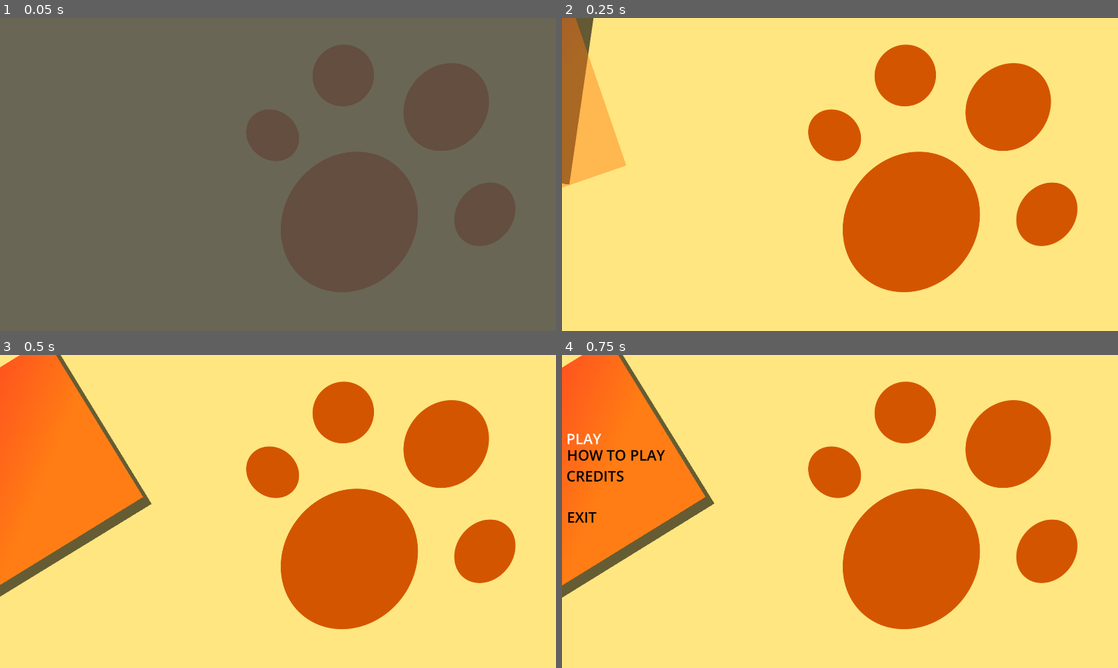
Above: before the commit, frames 1-4 (two rows, left to right).
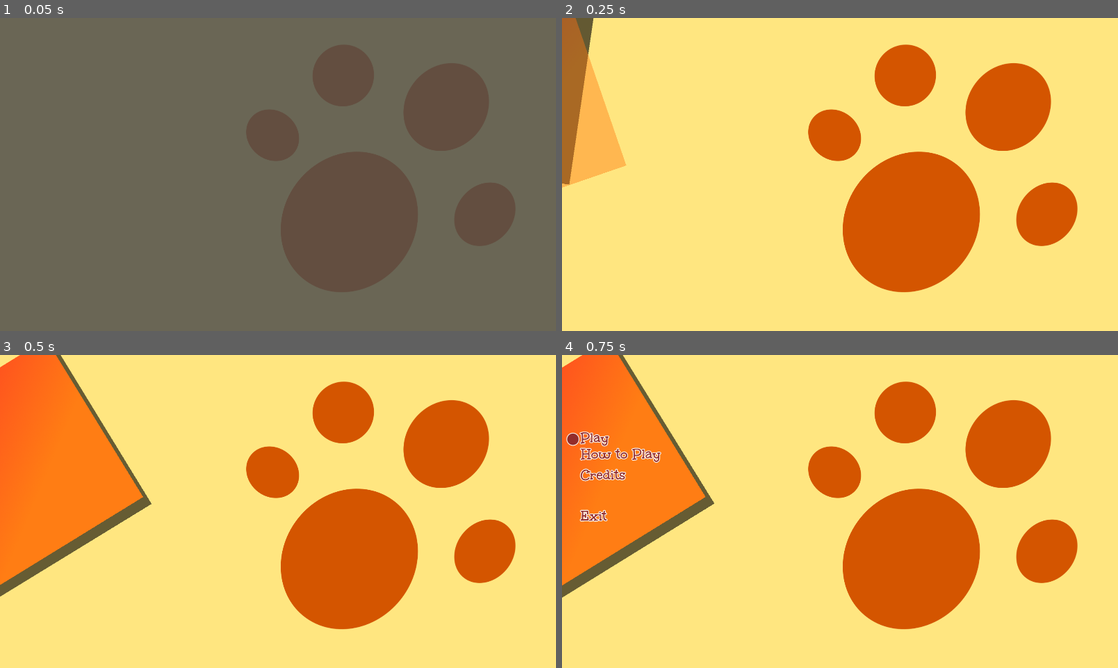
Above: after the commit, the same moments.

Repository: claesrosell/chicken_heist
Game: Godot game, scene res://scenes/main_menu/main-menu.tscn
Same seed, same stepped clock (60 frames per second), same inputs: the game is played once before the commit and once after it.
Inputs:
- Up to frame 1 (0.05 s): no input
- Up to frame 2 (0.25 s): no input
- Up to frame 3 (0.5 s): no input
- Up to frame 4 (0.75 s): tap Enter (ui_accept) at 0.5 s; hold Right (ui_right) from 0.53 s (still down)

Frames 1-3 are identical in both runs. In frame 4, 1.2% of the frame differs, in the area x 0-19%, y 24-54%.

Commit message:
Changed visuals on the main menu (Added bullet)

Diff:
--- /dev/null
+++ b/chicken-heist/scenes/main_menu/SelectableLabel.tscn
@@ -0,0 +1,32 @@
+[gd_scene format=3 uid="uid://dylcwshkht8e0"]
+
+[ext_resource type="Script" uid="uid://cvu2jeq7lgqba" path="res://scenes/main_menu/selectable_label.gd" id="1_cjfsr"]
+
+[node name="SelectableLabel" type="Control" unique_id=944095267]
+layout_mode = 3
+anchors_preset = 15
+anchor_right = 1.0
+anchor_bottom = 1.0
+grow_horizontal = 2
+grow_vertical = 2
+script = ExtResource("1_cjfsr")
+
+[node name="HBoxContainer" type="HBoxContainer" parent="." unique_id=261623755]
+layout_mode = 0
+offset_right = 40.0
+offset_bottom = 40.0
+
+[node name="Bullet1" type="Label" parent="HBoxContainer" unique_id=189266300]
+unique_name_in_owner = true
+layout_mode = 2
+text = "●"
+
+[node name="Bullet2" type="Label" parent="HBoxContainer" unique_id=354230634]
+unique_name_in_owner = true
+layout_mode = 2
+text = "●"
+
+[node name="Text" type="Label" parent="HBoxContainer" unique_id=232678149]
+unique_name_in_owner = true
+layout_mode = 2
+text = "Dummy text"
--- a/chicken-heist/scenes/main_menu/main-menu.tscn
+++ b/chicken-heist/scenes/main_menu/main-menu.tscn
@@ -3,6 +3,8 @@
 [ext_resource type="Script" uid="uid://fqjmkwr5i7vo" path="res://scenes/main_menu/main_menu.gd" id="1_4wxug"]
 [ext_resource type="Texture2D" uid="uid://dk33johxan6q6" path="res://scenes/main_menu/tile-screen.png" id="1_bk54y"]
 [ext_resource type="Texture2D" uid="uid://chwk5cofvd5tn" path="res://scenes/main_menu/menu-background.png" id="3_bypxa"]
+[ext_resource type="PackedScene" uid="uid://dylcwshkht8e0" path="res://scenes/main_menu/SelectableLabel.tscn" id="4_1ywsq"]
+[ext_resource type="Theme" uid="uid://cu6me2cuo4f22" path="res://scenes/main_menu/main_menu.tres" id="4_pfbqy"]
 
 [sub_resource type="Animation" id="Animation_6xcjq"]
 length = 0.001
@@ -323,47 +325,39 @@
 offset_top = 10.0
 offset_right = 40.0
 offset_bottom = 50.0
-
-[node name="Play" type="Label" parent="CanvasLayer/Control" unique_id=900582450]
-layout_mode = 0
+theme = ExtResource("4_pfbqy")
+
+[node name="PlayLabel" parent="CanvasLayer/Control" unique_id=944095267 instance=ExtResource("4_1ywsq")]
+layout_mode = 1
 offset_left = 15.0
 offset_top = 244.0
-offset_right = 294.0
-offset_bottom = 467.0
-theme_override_colors/font_color = Color(0, 0, 0, 1)
-theme_override_font_sizes/font_size = 50
-text = "PLAY
-"
-
-[node name="HowToPlay" type="Label" parent="CanvasLayer/Control" unique_id=833391790]
-layout_mode = 0
+offset_right = 254.0
+offset_bottom = 427.0
+label_text = "Play"
+
+[node name="HowToPlayLabel" parent="CanvasLayer/Control" unique_id=1738692744 instance=ExtResource("4_1ywsq")]
+layout_mode = 1
 offset_left = 17.0
 offset_top = 300.0
-offset_right = 423.0
-offset_bottom = 523.0
-theme_override_font_sizes/font_size = 50
-text = "HOW TO PLAY
-"
-
-[node name="Credits" type="Label" parent="CanvasLayer/Control" unique_id=532292024]
-layout_mode = 0
+offset_right = 383.0
+offset_bottom = 483.0
+label_text = "How to Play"
+
+[node name="CreditsLabel" parent="CanvasLayer/Control" unique_id=954019490 instance=ExtResource("4_1ywsq")]
+layout_mode = 1
 offset_left = 15.0
 offset_top = 372.0
-offset_right = 294.0
-offset_bottom = 595.0
-theme_override_font_sizes/font_size = 50
-text = "CREDITS
-"
-
-[node name="Exit" type="Label" parent="CanvasLayer/Control" unique_id=402913219]
-layout_mode = 0
-offset_left = 17.0
+offset_right = 254.0
+offset_bottom = 555.0
+label_text = "Credits"
+
+[node name="ExitLabel" parent="CanvasLayer/Control" unique_id=568305590 instance=ExtResource("4_1ywsq")]
+layout_mode = 1
+offset_left = 15.0
 offset_top = 514.0
-offset_right = 296.0
-offset_bottom = 737.0
-theme_override_font_sizes/font_size = 50
-text = "EXIT
-"
+offset_right = 254.0
+offset_bottom = 697.0
+label_text = "Exit"
 
 [node name="SubMenu" type="Control" parent="CanvasLayer" unique_id=1428383692]
 layout_mode = 3
--- a/chicken-heist/scenes/main_menu/main_menu.gd
+++ b/chicken-heist/scenes/main_menu/main_menu.gd
@@ -42,8 +42,8 @@
 
 func _highligh_selected() ->void:
 	for ii in control.get_child_count(false):
-		var label = control.get_child(ii) as Label
+		var label = control.get_child(ii) as SelectableLabel
 		if ii == selected_index:
-			label.set("theme_override_colors/font_color", Color(1, 1, 1))
+			label.is_selected_1 = true
 		else:
-			label.set("theme_override_colors/font_color", Color(0, 0, 0))
+			label.is_selected_1 = false
--- /dev/null
+++ b/chicken-heist/scenes/main_menu/main_menu.tres
@@ -0,0 +1,11 @@
+[gd_resource type="Theme" format=3 uid="uid://cu6me2cuo4f22"]
+
+[ext_resource type="FontFile" uid="uid://cwi3u3wrmv08l" path="res://art/Unkempt-Bold.ttf" id="1_g3pxn"]
+
+[resource]
+default_font = ExtResource("1_g3pxn")
+default_font_size = 52
+Label/colors/font_color = Color(0.5764706, 0.1764706, 0.16862746, 1)
+Label/colors/font_outline_color = Color(1, 1, 1, 1)
+Label/constants/outline_size = 10
+Label/fonts/font = ExtResource("1_g3pxn")
--- /dev/null
+++ b/chicken-heist/scenes/main_menu/main_menu_label_settings.tres
@@ -0,0 +1,9 @@
+[gd_resource type="LabelSettings" format=3 uid="uid://b55ktgg65u63i"]
+
+[ext_resource type="FontFile" uid="uid://cwi3u3wrmv08l" path="res://art/Unkempt-Bold.ttf" id="1_qc7ta"]
+
+[resource]
+font = ExtResource("1_qc7ta")
+font_size = 54
+font_color = Color(0.5764706, 0.1764706, 0.16862746, 1)
+outline_size = 10
--- /dev/null
+++ b/chicken-heist/scenes/main_menu/selectable_label.gd
@@ -0,0 +1,36 @@
+extends Control
+class_name SelectableLabel
+# References to the nodes
+@onready var bullet_1: Label = %Bullet1
+@onready var bullet_2: Label = %Bullet2
+@onready var main_text: Label = %Text
+
+@export var dual_mode:=false
+
+# Exported variables to allow easy editing in the Inspector
+@export var label_text: String = "Dummy Text":
+	set(value):
+		label_text = value
+		if is_inside_tree():
+			main_text.text = value
+
+@export var is_selected_1: bool = false:
+	set(value):
+		is_selected_1 = value
+		_update_bullets()
+
+@export var is_selected_2: bool = false:
+	set(value):
+		is_selected_2 = value
+		_update_bullets()
+
+func _ready() -> void:
+	main_text.text = label_text
+	_update_bullets()
+
+func _update_bullets() -> void:
+	# We use modulate.a (Alpha) to hide/show
+	# This ensures the HBoxContainer doesn't shift the text
+	bullet_1.modulate.a = 1.0 if is_selected_1 else 0.0
+	bullet_2.modulate.a = 1.0 if is_selected_2 else 0.0
+	bullet_2.visible = self.dual_mode
Not shown, added: chicken-heist/scenes/main_menu/selectable_label.gd.uid
